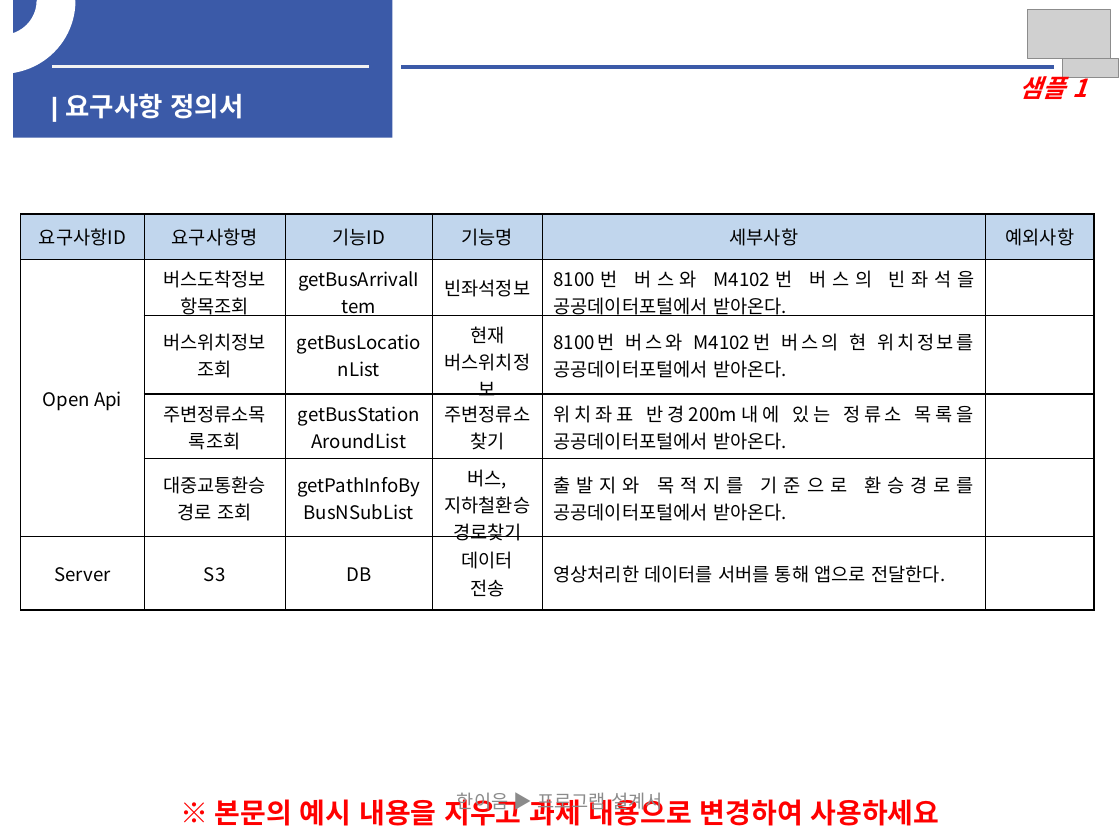
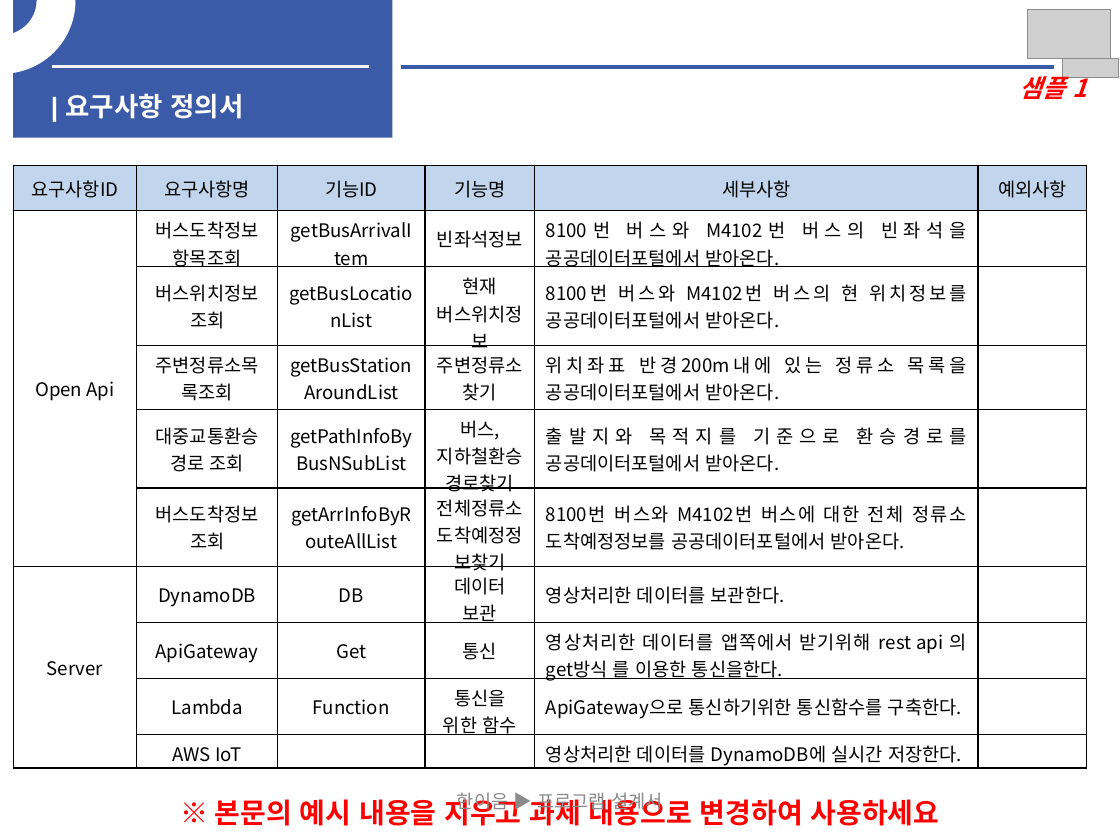
Before and after one commit to woojin1027/THE-FACO, a slide deck: slide 1 of 중간보고서/중간보고서_채민.pptx. Drawn at 1120x840 pixels with LibreOffice and Linux fonts; fonts in the diff are those of the drawing; grey boxes stand for pictures. Boxes give left, top, right and bottom in pixels: in the first picture for what was removed or moved away, otherwise in the second. Text is boxed around its words. In the diff, an @@ line names an element or a change of style, - is before the commit and + after.

Commit message:
중간보고서업데이트하는중

```diff
--- a/중간보고서/중간보고서_채민.pptx
+++ b/중간보고서/중간보고서_채민.pptx
@@ table at (13, 166, 1088, 791) @@
-row 6: Server | S3 | DB | 데이터 전송 | 영상처리한 데이터를 서버를 통해 앱으로 전달한다. | 
+row 6:  | 버스도착정보조회 | getArrInfoByRouteAllList | 전체정류소 도착예정정보찾기 | 8100번 버스와 M4102번 버스에 대한 전체 정류소 도착예정정보를 공공데이터포털에서 받아온다. | 
+row 7: Server | DynamoDB | DB | 데이터 보관 | 영상처리한 데이터를 보관한다. | 
+row 8:  | ApiGateway | Get | 통신 | 영상처리한 데이터를 앱쪽에서 받기위해 rest api 의 get방식 를 이용한 통신을한다. | 
+row 9:  | Lambda | Function | 통신을 위한 함수 | ApiGateway으로 통신하기위한 통신함수를 구축한다. | 
+row 10:  | AWS IoT |  |  | 영상처리한 데이터를 DynamoDB에 실시간 저장한다. | 
@@ table: place and size @@
-table at (20, 214, 1094, 601)
+table at (13, 166, 1088, 791)
```
Also in this commit, not shown: 3 other slides changed, 1 slide added.
